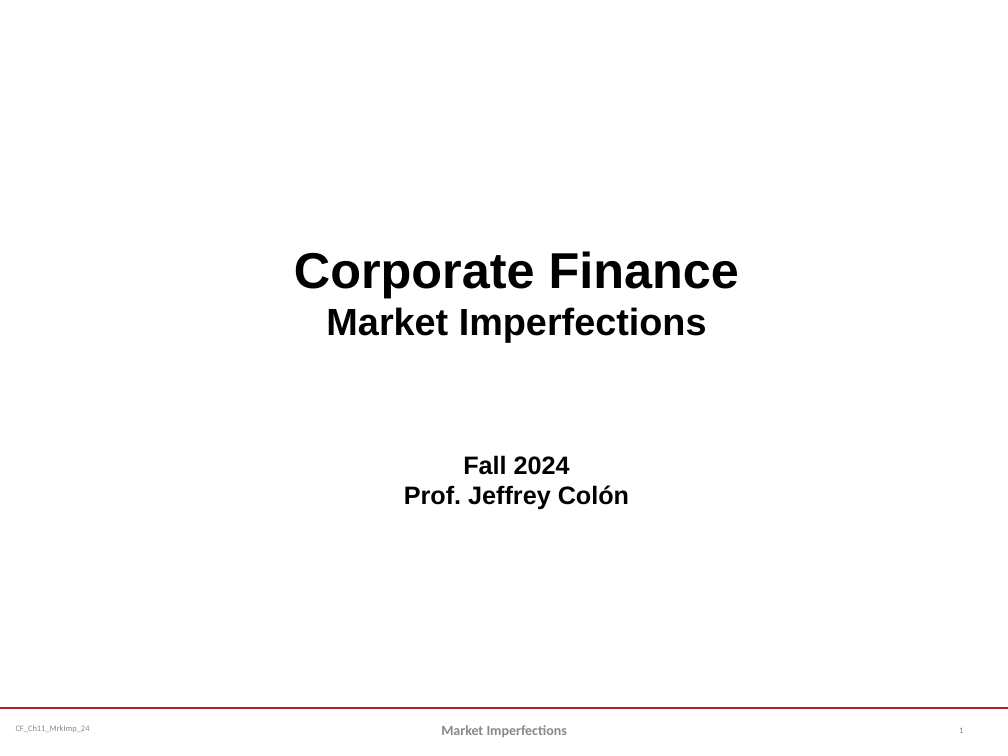
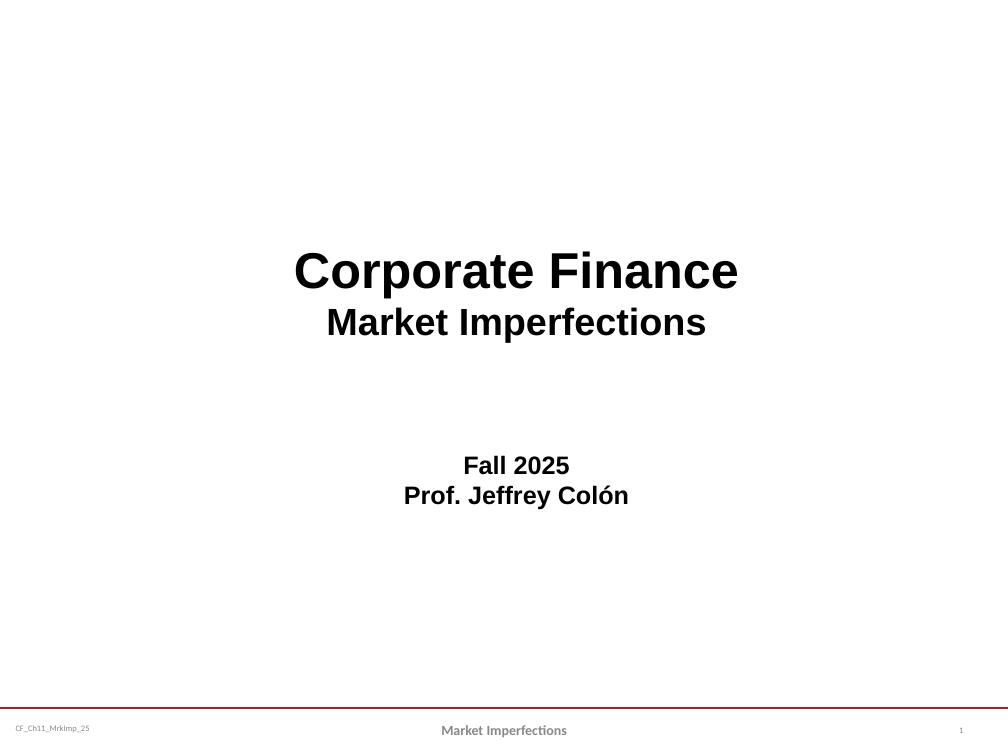
Before and after one commit to jmc877/Corporate-Finance, a slide deck: slide 1 of slides/CF_Ch11_MrkImp_24.pptx. Drawn at 1008x756 pixels with LibreOffice and Linux fonts; fonts in the diff are those of the drawing. Boxes give left, top, right and bottom in pixels: in the first picture for what was removed or moved away, otherwise in the second. Text is boxed around its words. In the diff, an @@ line names an element or a change of style, - is before the commit and + after.

```diff
--- a/slides/CF_Ch11_MrkImp_24.pptx
+++ b/slides/CF_Ch11_MrkImp_24.pptx
@@ text at (x1=463, y1=455, x2=570, y2=475): text changed @@
-Fall 2024
+Fall 2025
```
Also in this commit, not shown: 23 other slides changed, 3 other files.
